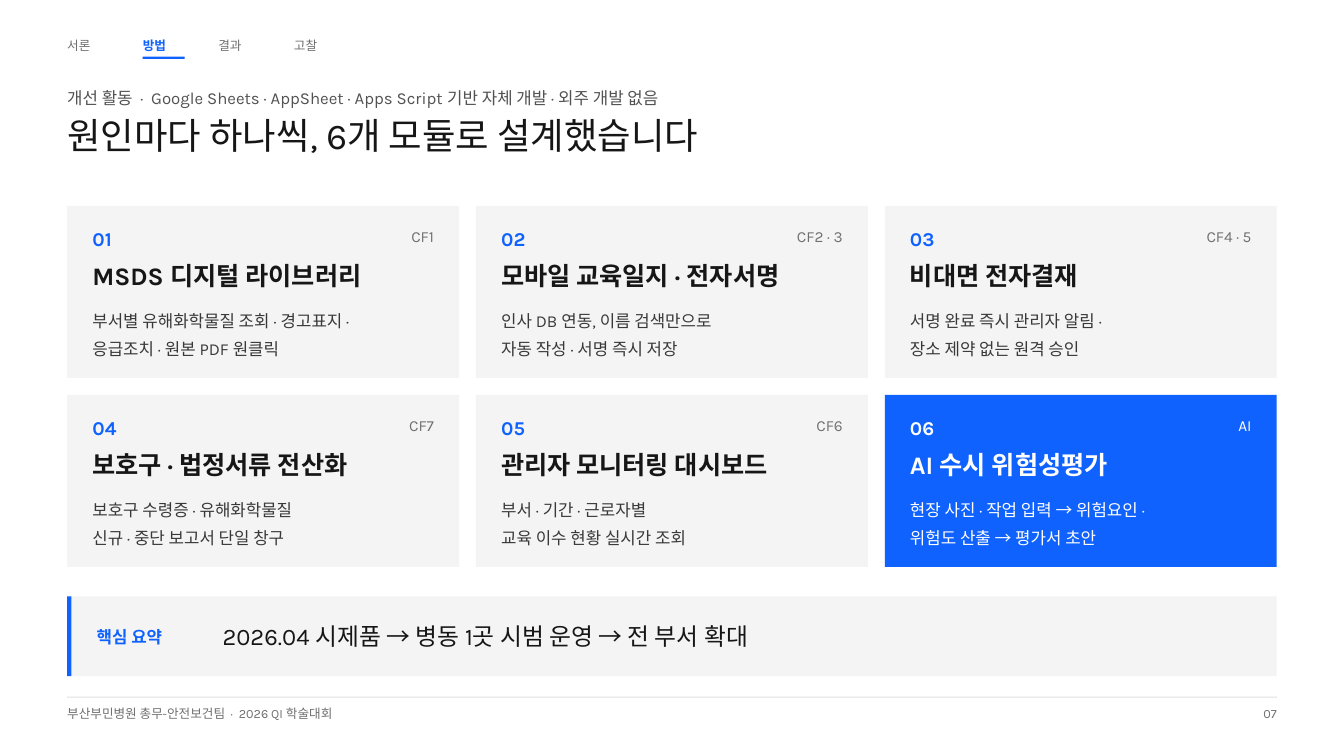
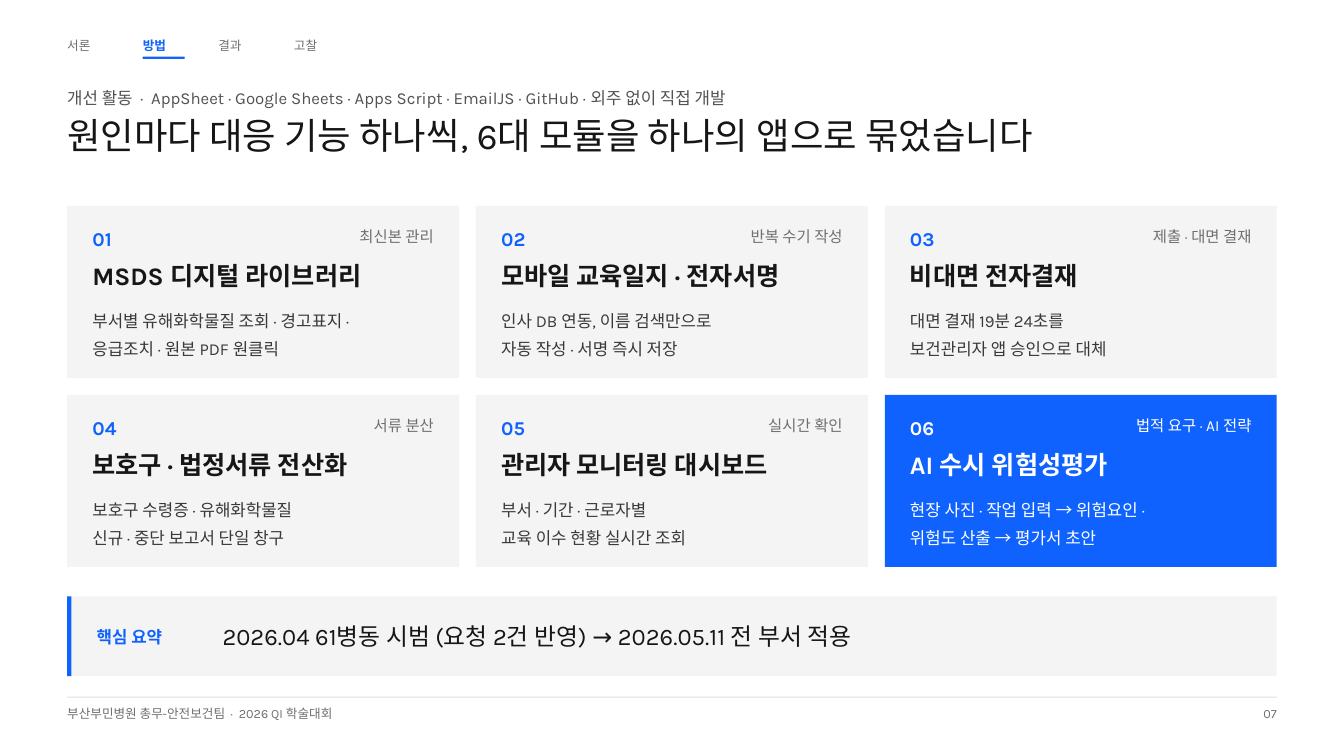
Before and after one commit to buminhealth/health, a slide deck: slide 7 of docs/QI_학술대회_발표_B.pptx. Drawn at 1344x756 pixels with LibreOffice and Linux fonts; fonts in the diff are those of the drawing. Boxes give left, top, right and bottom in pixels: in the first picture for what was removed or moved away, otherwise in the second. Text is boxed around its words. In the diff, an @@ line names an element or a change of style, - is before the commit and + after.

```diff
--- a/docs/QI_학술대회_발표_B.pptx
+++ b/docs/QI_학술대회_발표_B.pptx
@@ text at (x1=67, y1=119, x2=1032, y2=153): text changed @@
-원인마다 하나씩, 6개 모듈로 설계했습니다
+원인마다 대응 기능 하나씩, 6대 모듈을 하나의 앱으로 묶었습니다
@@ text at (x1=67, y1=90, x2=726, y2=108): text changed @@
-개선 활동 · Google Sheets · AppSheet · Apps Script 기반 자체 개발 · 외주 개발 없음
+개선 활동 · AppSheet · Google Sheets · Apps Script · EmailJS · GitHub · 외주 없이 직접 개발
@@ text at (x1=359, y1=229, x2=433, y2=243): text changed @@
-CF1
+최신본 관리
@@ text at (x1=751, y1=229, x2=842, y2=243): text changed @@
-CF2 · 3
+반복 수기 작성
@@ text at (x1=1153, y1=229, x2=1251, y2=243): text changed @@
-CF4 · 5
+제출 · 대면 결재
@@ text at (x1=910, y1=313, x2=1107, y2=357): text changed @@
-서명 완료 즉시 관리자 알림 ·
-장소 제약 없는 원격 승인
+대면 결재 19분 24초를
+보건관리자 앱 승인으로 대체
@@ text at (x1=374, y1=418, x2=434, y2=432): text changed @@
-CF7
+서류 분산
@@ text at (x1=768, y1=418, x2=842, y2=432): text changed @@
-CF6
+실시간 확인
@@ text at (x1=1136, y1=418, x2=1251, y2=433): text changed @@
-AI
+법적 요구 · AI 전략
@@ text at (x1=223, y1=625, x2=851, y2=648): text changed @@
-2026.04 시제품 → 병동 1곳 시범 운영 → 전 부서 확대
+2026.04 61병동 시범 (요청 2건 반영) → 2026.05.11 전 부서 적용
```
Also in this commit, not shown: 12 other slides changed, 5 other files.
